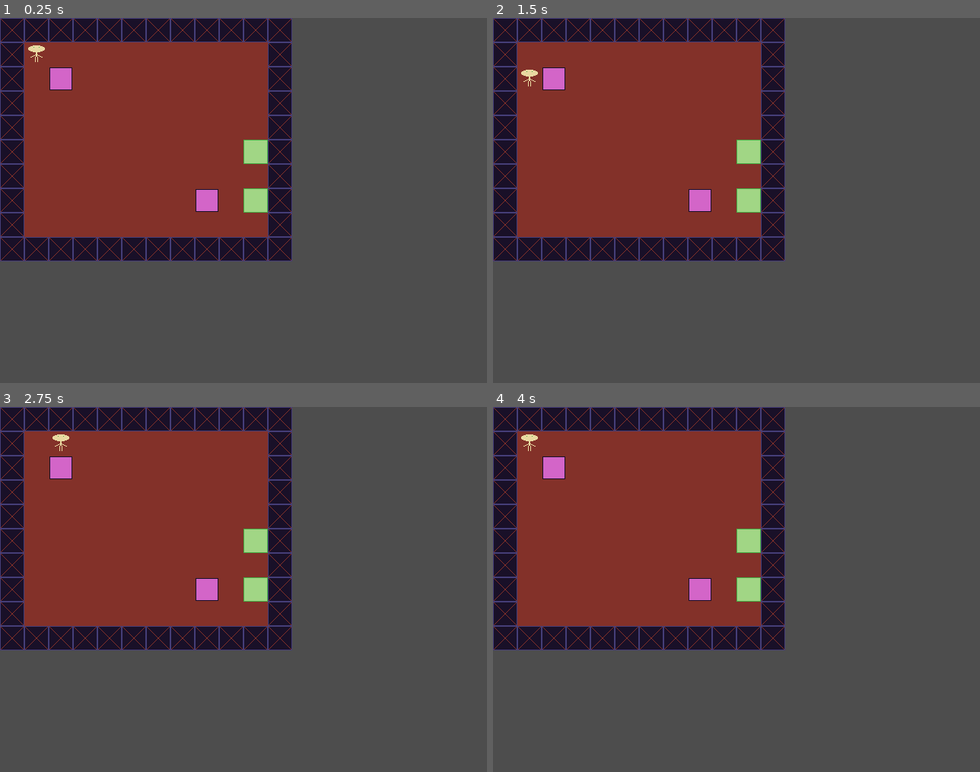
Above: before the commit, frames 1-4 (two rows, left to right).
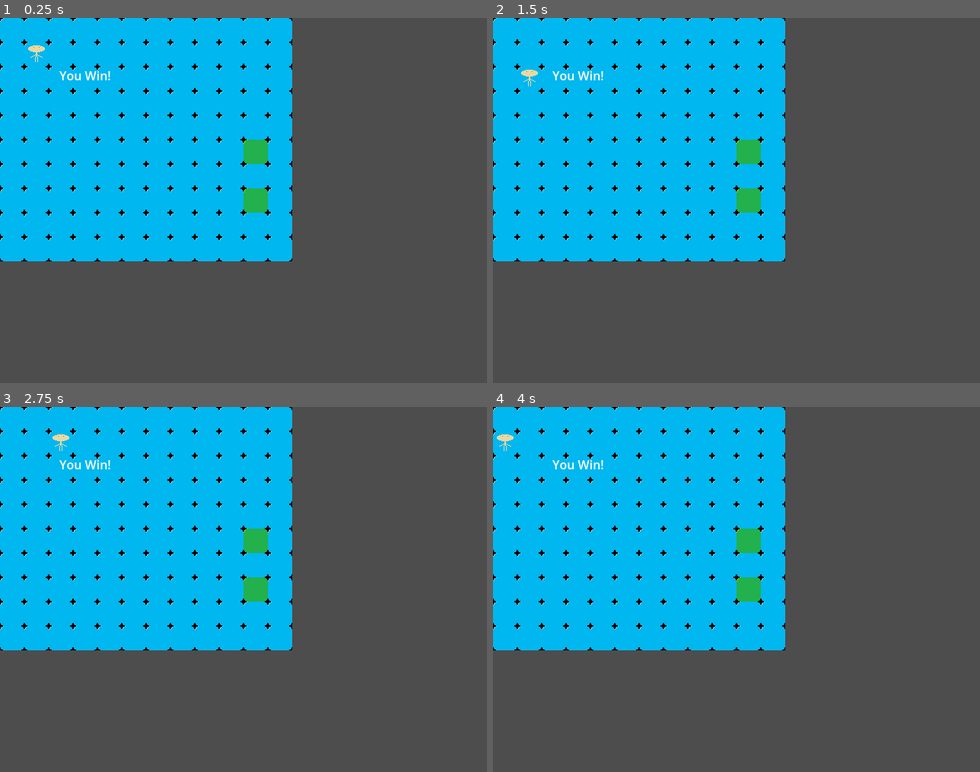
Above: after the commit, the same moments.

Repository: mrSun421/sudokoban
Game: Godot game, scene res://levels/level.tscn
Same seed, same stepped clock (60 frames per second), same inputs: the game is played once before the commit and once after it. The project has no main scene, so this scene is started directly.
Inputs:
- Up to frame 1 (0.25 s): no input
- Up to frame 2 (1.5 s): tap Enter at 0.5 s; hold Right (move_right) 0.53-1.28 s; tap R (reset_level) at 1.25 s; hold Down (move_down) from 1.28 s (still down)
- Up to frame 3 (2.75 s): tap R (reset_level) at 2 s; release Down (move_down) at 2.03 s; hold Right (move_right) from 2.03 s (still down)
- Up to frame 4 (4 s): tap R (reset_level) at 2.75, 3.5 s; release Right (move_right) at 2.78 s; hold Up (move_up) 2.78-3.53 s; hold Left (move_left) from 3.53 s (still down)

The runs differ from the first frame. In frame 1, 40% of the frame differs, in the area x 0-60%, y 0-67%; in frame 2, 40%; in frame 3, 40%; in frame 4, 40%.

Commit message:
changed some assets around. deleted old art

Diff:
--- a/assets/player.tscn
+++ b/assets/player.tscn
@@ -1,41 +1,10 @@
-[gd_scene load_steps=3 format=3 uid="uid://l67hhlq58isn"]
+[gd_scene load_steps=2 format=3 uid="uid://l67hhlq58isn"]
 
-[ext_resource type="Texture2D" uid="uid://dben047ixb6hy" path="res://assets/temp-art.png" id="2_n1t3l"]
-
-[sub_resource type="GDScript" id="GDScript_wd55e"]
-script/source = "extends Node2D
-
-const tile_size = GameVariables.tile_size
-const inputs = {\"game_right\": Vector2.RIGHT,
-			\"game_left\": Vector2.LEFT,
-			\"game_up\": Vector2.UP,
-			\"game_down\": Vector2.DOWN}
-var is_moving: bool = false
-# Called when the node enters the scene tree for the first time.
-func _ready() -> void:
-	position = position.snapped(Vector2.ONE * tile_size)
-	position += Vector2.ONE * tile_size
-
-# Called every frame. 'delta' is the elapsed time since the previous frame.
-func _process(delta: float) -> void:
-	pass
-
-func _input(event: InputEvent) -> void:
-	if is_moving:
-		return
-
-	for direction in inputs.keys():
-		if Input.is_action_just_pressed(direction):
-			position += inputs[direction] * tile_size
-"
+[ext_resource type="Texture2D" uid="uid://cvidppey4c4ce" path="res://assets/player.png" id="1_c4xky"]
 
 [node name="Player" type="Node2D"]
-script = SubResource("GDScript_wd55e")
 
 [node name="Sprite2D" type="Sprite2D" parent="."]
 texture_filter = 1
-texture_repeat = 1
-texture = ExtResource("2_n1t3l")
+texture = ExtResource("1_c4xky")
 centered = false
-region_enabled = true
-region_rect = Rect2(128, 0, 32, 32)
--- a/levels/level.gd
+++ b/levels/level.gd
@@ -14,7 +14,6 @@
 
 
 @onready var background_tilemaplayer := $Background as TileMapLayer
-@onready var interactable_tilemaplayer := $Interactable as TileMapLayer
 @onready var hud = $HUD as CanvasLayer
 
 @onready var player := $Player as Node2D
@@ -29,20 +28,11 @@
 	# Background Tiles
 	for i in range(level_size.x):
 		for j in range(level_size.y):
-			background_tilemaplayer.set_cell(Vector2i(i, j), 0, Vector2i(5, 0))
+			background_tilemaplayer.set_cell(Vector2i(i, j), 0, Vector2i(1, 0))
 
 	for box_ending_location in final_box_positions:
-			background_tilemaplayer.set_cell(box_ending_location, 0, Vector2i(0, 0))
+		background_tilemaplayer.set_cell(box_ending_location, 0, Vector2i(0, 0))
 
-	# Interactable Tiles
-	for i in range(level_size.x):
-		interactable_tilemaplayer.set_cell(Vector2i(i, 0), 0, Vector2i(1, 0))
-		interactable_tilemaplayer.set_cell(Vector2i(i, level_size.y - 1), 0, Vector2i(1, 0))
-	for i in range(level_size.y):
-		interactable_tilemaplayer.set_cell(Vector2i(0, i), 0, Vector2i(1, 0))
-		interactable_tilemaplayer.set_cell(Vector2i(level_size.x - 1, i), 0, Vector2i(1, 0))
-	for box_position in initial_box_positions:
-		interactable_tilemaplayer.set_cell(box_position, 0, Vector2i(3, 0))
 
 	# Player Initialization
 	player.position = (initial_player_position * tile_size).snapped(Vector2i.ONE * tile_size)
@@ -52,32 +42,13 @@
 func _process(_delta: float) -> void:
 	if check_win():
 		win_state = true
-
 	hud.visible = win_state
 
 
 func _input(event: InputEvent) -> void:
 	if Input.is_action_just_pressed("reset_level"):
-		win_state = false
-		interactable_tilemaplayer.clear()
-		# Walls
-		for i in range(level_size.x):
-			interactable_tilemaplayer.set_cell(Vector2i(i, 0), 0, Vector2i(1, 0))
-			interactable_tilemaplayer.set_cell(Vector2i(i, level_size.y - 1), 0, Vector2i(1, 0))
-		for i in range(level_size.y):
-			interactable_tilemaplayer.set_cell(Vector2i(0, i), 0, Vector2i(1, 0))
-			interactable_tilemaplayer.set_cell(Vector2i(level_size.x - 1, i), 0, Vector2i(1, 0))
-
-		# Boxes
-		for box_position in initial_box_positions:
-			interactable_tilemaplayer.set_cell(box_position, 0, Vector2i(3, 0))
-
-		# Player Initialization
-		player_position = initial_player_position
-		player.position = (initial_player_position * tile_size).snapped(Vector2i.ONE * tile_size)
-
+		reset_level()
 		return
-
 
 	var current_direction = Vector2i.ZERO
 	for direction in inputs.keys():
@@ -86,35 +57,17 @@
 
 	var future_player_position = player_position + current_direction
 
-	var cell_data: TileData = interactable_tilemaplayer.get_cell_tile_data(future_player_position)
-	if cell_data == null:
-		player_position = future_player_position
-		player.position = (player_position * tile_size).snapped(Vector2i.ONE * tile_size)
-		return
-
-	if cell_data.get_custom_data("stopping"):
-		return
-
-	if cell_data.get_custom_data("pushable"):
-		var current_atlas_coords = interactable_tilemaplayer.get_cell_atlas_coords(future_player_position)
-		var future_tile_position = future_player_position + current_direction
-		var future_tile_data = interactable_tilemaplayer.get_cell_tile_data(future_tile_position)
-		if future_tile_data != null && future_tile_data.get_custom_data("stopping"):
-			return
-
-		# TODO: that this logic definetly needs to be changed, probably will toss out the tilemap stuff completely.
-		# clear pushable object
-		interactable_tilemaplayer.erase_cell(future_player_position)
-		# put pushable object location
-		interactable_tilemaplayer.set_cell(future_tile_position, 0, current_atlas_coords)
-
-		player_position = future_player_position
-		player.position = (player_position * tile_size).snapped(Vector2i.ONE * tile_size)
+	player_position = future_player_position
+	player.position = (player_position * tile_size).snapped(Vector2i.ONE * tile_size)
 
 func check_win() -> bool:
-	for final_box_position in final_box_positions:
-		var cell_atlas_coords = interactable_tilemaplayer.get_cell_atlas_coords(final_box_position)
-		if cell_atlas_coords != Vector2i(3, 0):
-			return false
+	return true
 
-	return true
+func reset_level():
+	win_state = false
+
+	# Player Initialization
+	player_position = initial_player_position
+	player.position = (initial_player_position * tile_size).snapped(Vector2i.ONE * tile_size)
+
+	return
--- a/levels/level.tscn
+++ b/levels/level.tscn
@@ -1,41 +1,28 @@
 [gd_scene load_steps=6 format=3 uid="uid://ene55pesmso4"]
 
 [ext_resource type="Script" path="res://levels/level.gd" id="1_ivink"]
-[ext_resource type="Texture2D" uid="uid://dben047ixb6hy" path="res://assets/temp-art.png" id="1_w8kmg"]
 [ext_resource type="PackedScene" uid="uid://l67hhlq58isn" path="res://assets/player.tscn" id="2_pdex0"]
+[ext_resource type="Texture2D" uid="uid://eflltpi7pr52" path="res://assets/background-tiles.png" id="2_t5mw4"]
 
-[sub_resource type="TileSetAtlasSource" id="TileSetAtlasSource_wchu0"]
-texture = ExtResource("1_w8kmg")
+[sub_resource type="TileSetAtlasSource" id="TileSetAtlasSource_u53op"]
+texture = ExtResource("2_t5mw4")
 texture_region_size = Vector2i(32, 32)
 0:0/0 = 0
 1:0/0 = 0
-1:0/0/custom_data_0 = true
 2:0/0 = 0
-2:0/0/custom_data_0 = true
-3:0/0 = 0
-3:0/0/custom_data_1 = true
-4:0/0 = 0
-5:0/0 = 0
 
-[sub_resource type="TileSet" id="TileSet_7peu7"]
+[sub_resource type="TileSet" id="TileSet_75n1t"]
 tile_size = Vector2i(32, 32)
-custom_data_layer_0/name = "stopping"
-custom_data_layer_0/type = 1
-custom_data_layer_1/name = "pushable"
-custom_data_layer_1/type = 1
-sources/0 = SubResource("TileSetAtlasSource_wchu0")
+sources/0 = SubResource("TileSetAtlasSource_u53op")
 
 [node name="Level" type="Node2D"]
 script = ExtResource("1_ivink")
 
 [node name="Background" type="TileMapLayer" parent="."]
-tile_set = SubResource("TileSet_7peu7")
-
-[node name="Interactable" type="TileMapLayer" parent="."]
-tile_set = SubResource("TileSet_7peu7")
+tile_set = SubResource("TileSet_75n1t")
+collision_enabled = false
 
 [node name="Player" parent="." instance=ExtResource("2_pdex0")]
-script = null
 
 [node name="HUD" type="CanvasLayer" parent="."]
 
Binary file added: assets/background-tiles.png
Not shown, added: assets/background-tiles.png.import
Binary file added: assets/player.png
Not shown, changed: assets/player.png.import
Binary file removed: assets/temp-art.png
